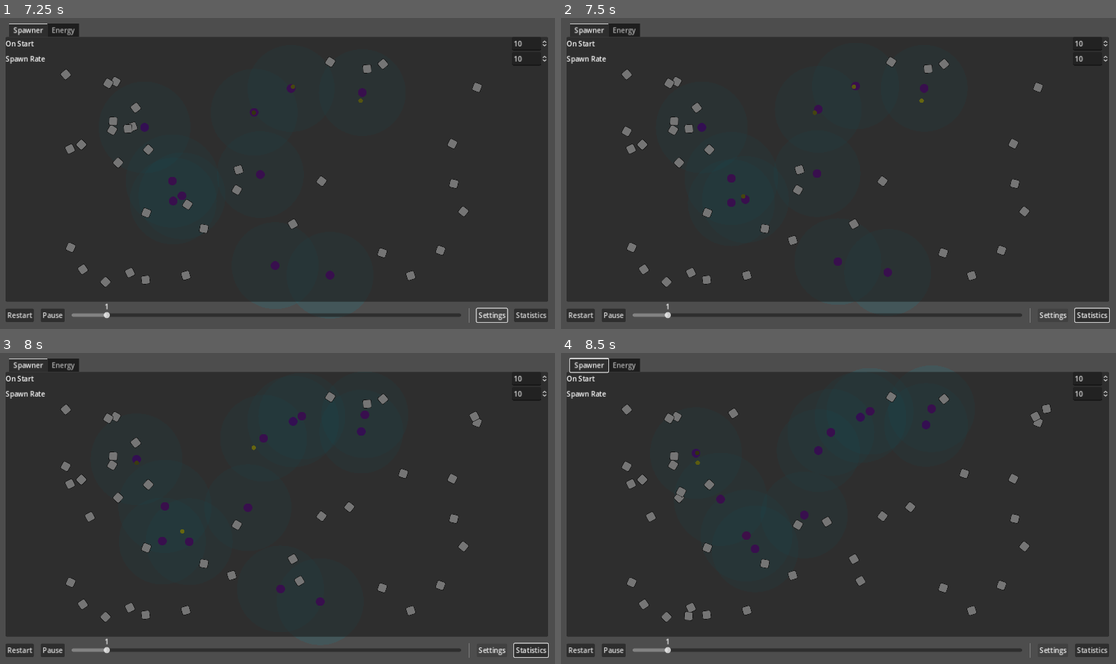
Above: before the commit, frames 1-4 (two rows, left to right).
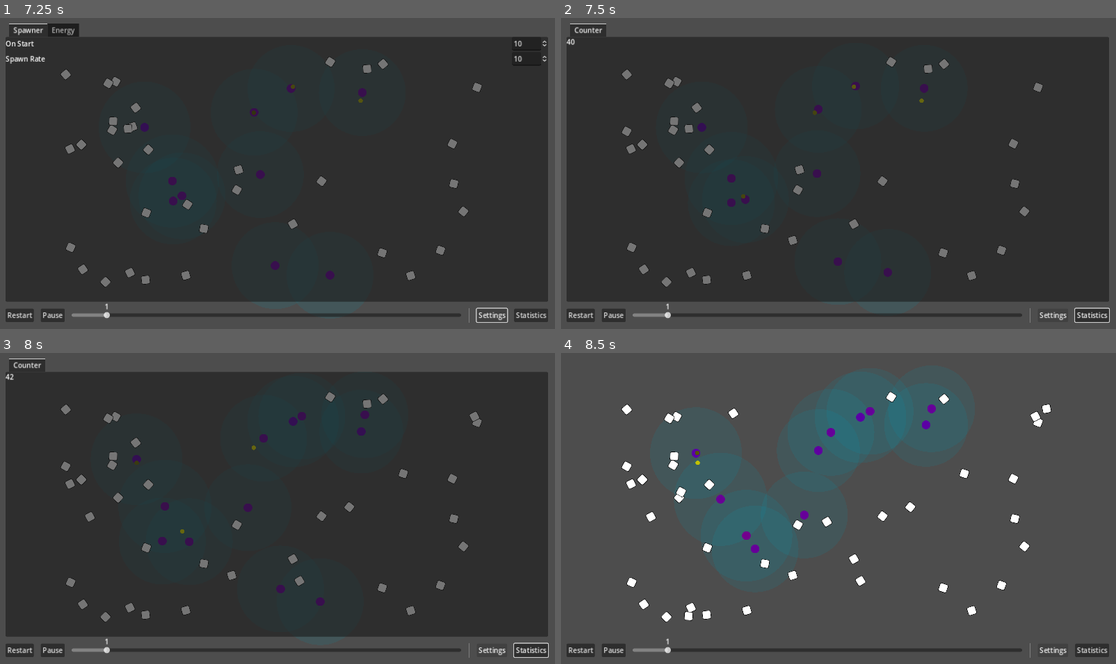
Above: after the commit, the same moments.

Repository: wivest/Natural-Selection
Game: Godot game, scene res://main.tscn
Two runs of this game, one before a commit and one after it. Both use one fixed random seed, a clock stepped at 60 frames per second and the inputs below.
Inputs:
- Up to frame 1 (7.25 s): click "Restart" at 0.5 s; click "Restart" at 1.25 s; click "Restart" at 2 s; click "Statistics" at 2.75 s; click "Statistics" at 3.5 s; click "Statistics" at 4.25 s; click "Pause" at 5 s; click "Continue" at 5.75 s; click "Settings" at 6.5 s
- Up to frame 2 (7.5 s): tap Tab (open_statistics, bound only after the commit) at 7.35 s
- Up to frame 3 (8 s): no input
- Up to frame 4 (8.5 s): tap Tab (open_statistics, bound only after the commit) at 8.1 s

Frame 1 is identical in both runs. In frame 2, 0.5% of the frame differs, in the area x 1-99%, y 1-16%; in frame 3, 0.5%; in frame 4, 83%, in the area x 1-99%, y 1-92%.

Commit message:
refactor: edit key bindings

Diff:
--- a/project.godot
+++ b/project.godot
@@ -34,17 +34,18 @@
 
 restart={
 "deadzone": 0.5,
-"events": [Object(InputEventKey,"resource_local_to_scene":false,"resource_name":"","device":-1,"window_id":0,"command_or_control_autoremap":true,"alt_pressed":false,"shift_pressed":false,"pressed":false,"keycode":0,"physical_keycode":82,"key_label":0,"unicode":0,"echo":false,"script":null)
+"events": [Object(InputEventKey,"resource_local_to_scene":false,"resource_name":"","device":-1,"window_id":0,"command_or_control_autoremap":true,"alt_pressed":false,"shift_pressed":false,"pressed":false,"keycode":82,"physical_keycode":0,"key_label":0,"unicode":0,"echo":false,"script":null)
 ]
 }
 open_settings={
 "deadzone": 0.5,
-"events": [Object(InputEventKey,"resource_local_to_scene":false,"resource_name":"","device":-1,"window_id":0,"command_or_control_autoremap":true,"alt_pressed":false,"shift_pressed":true,"pressed":false,"keycode":0,"physical_keycode":83,"key_label":0,"unicode":0,"echo":false,"script":null)
+"events": [Object(InputEventKey,"resource_local_to_scene":false,"resource_name":"","device":-1,"window_id":0,"command_or_control_autoremap":true,"alt_pressed":false,"shift_pressed":false,"pressed":false,"keycode":79,"physical_keycode":0,"key_label":0,"unicode":0,"echo":false,"script":null)
 ]
 }
 open_statistics={
 "deadzone": 0.5,
-"events": []
+"events": [Object(InputEventKey,"resource_local_to_scene":false,"resource_name":"","device":-1,"window_id":0,"alt_pressed":false,"shift_pressed":false,"ctrl_pressed":false,"meta_pressed":false,"pressed":false,"keycode":4194306,"physical_keycode":0,"key_label":0,"unicode":0,"echo":false,"script":null)
+]
 }
 
 [rendering]
